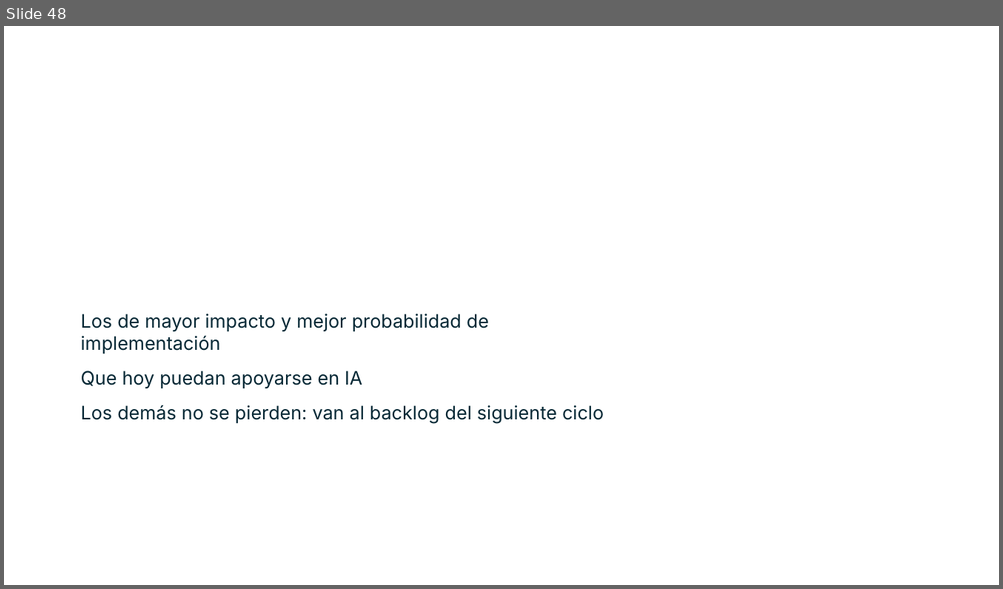
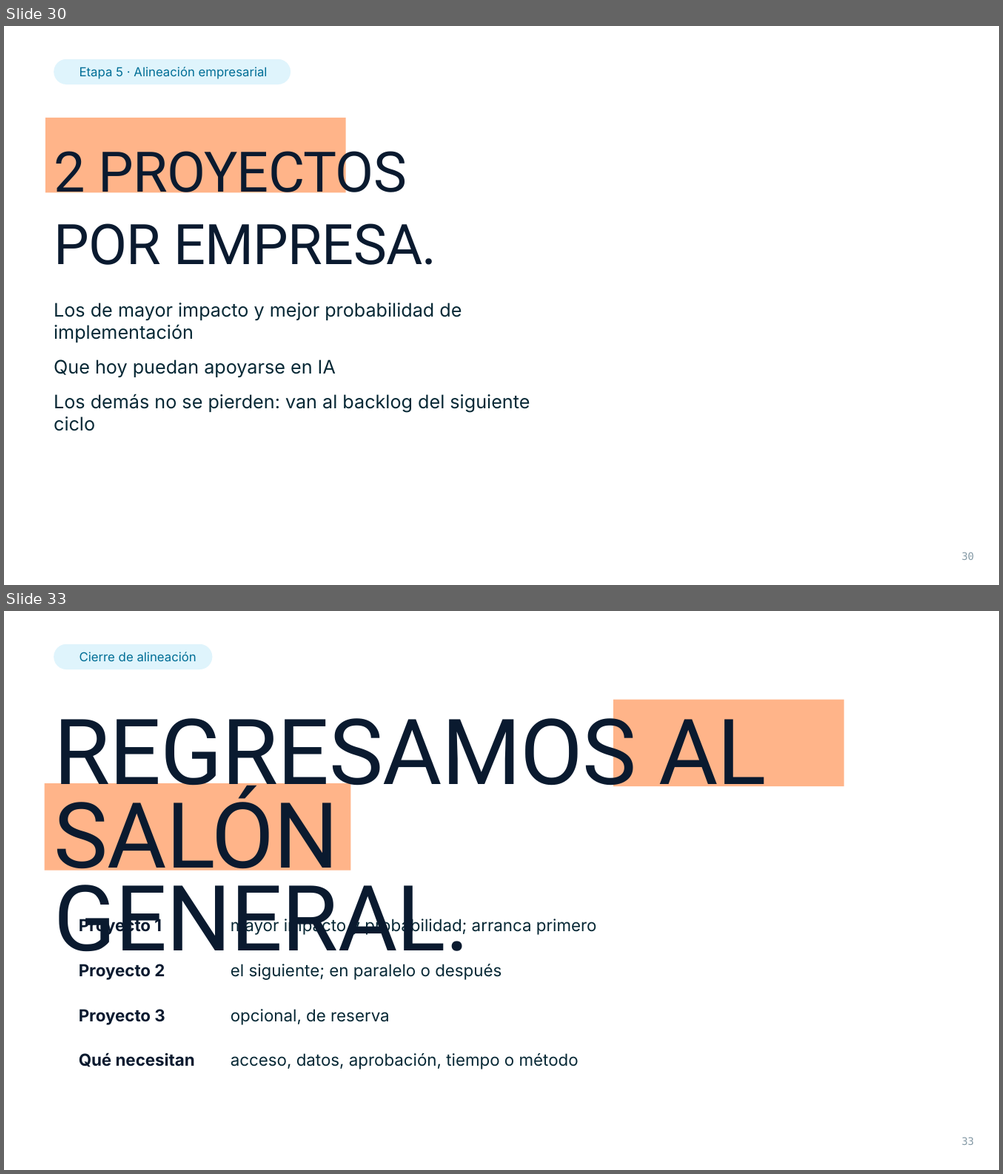
Before and after one commit to vadai-ia/academia-vadai, a slide deck: contenido/claude-en-tu-empresa/sesion-1/entregables/sesion-1-alineacion.pptx. Shown one above the other, each under a label of ours: slide 48 before the commit, slides 30 and 33 after it; the slides between them are not shown. The pictures are 1003x589 and 1003x1174 pixels, drawn with LibreOffice and Linux fonts; fonts in the diff are those of the drawing; background and template pictures are left out. Boxes give left, top, right and bottom in pixels: in the first picture for what was removed or moved away, otherwise in the second. Text is boxed around its words. In the diff, an @@ line names an element or a change of style, - is before the commit and + after.

```diff
--- a/contenido/claude-en-tu-empresa/sesion-1/entregables/sesion-1-alineacion.pptx
+++ b/contenido/claude-en-tu-empresa/sesion-1/entregables/sesion-1-alineacion.pptx
@@ slide 33 added at [4,611,999,1170], background picture (left out) @@
@@ rounded rectangle added at [54,644,212,669], fill #DFF4FC, 12 pt, text #006E96 @@
+Cierre de alineación
@@ text added at [54,701,766,972], 88 pt, text #0A1A2F @@
+REGRESAMOS AL SALÓN
+GENERAL.
@@ rectangle added at [614,700,844,787], fill #FFB489 @@
@@ rectangle added at [44,783,350,871], fill #FFB489 @@
@@ text added at [79,917,162,936], 16 pt, text #0A1A2F, bold @@
+Proyecto 1
@@ text added at [230,917,597,936], 16 pt, text #072835 @@
+mayor impacto y probabilidad; arranca primero
@@ text added at [79,964,165,980], 16 pt, text #0A1A2F, bold @@
+Proyecto 2
@@ text added at [230,964,501,980], 16 pt, text #072835 @@
+el siguiente; en paralelo o después
@@ text added at [79,1009,165,1025], 16 pt, text #0A1A2F, bold @@
+Proyecto 3
@@ text added at [230,1009,390,1025], 16 pt, text #072835 @@
+opcional, de reserva
@@ text added at [79,1053,195,1068], 16 pt, text #0A1A2F, bold @@
+Qué necesitan
@@ text added at [230,1054,578,1070], 16 pt, text #072835 @@
+acceso, datos, aprobación, tiempo o método
@@ text added at [962,1137,974,1145], 10 pt, text #859AA6 @@
+33
@@ what was slide 48 is now slide 30 @@
@@ slide 30 changed as well @@
@@ rounded rectangle added at [54,59,290,84], fill #DFF4FC, 12 pt, text #006E96 @@
+Etapa 5 · Alineación empresarial
@@ rectangle added at [45,118,347,193], fill #FFB489 @@
@@ text added at [54,141,436,265], 54 pt, text #0A1A2F @@
+2 PROYECTOS
+POR EMPRESA.
@@ text "Los de mayor impacto y ..." rewrapped from [81,314,603,423] to [54,303,529,432] @@
@@ text added at [962,552,974,560], 10 pt, text #859AA6 @@
+30
```
Also in this commit, not shown: 8 other slides changed, 26 other slides added, 46 slides removed, 50 other files.
